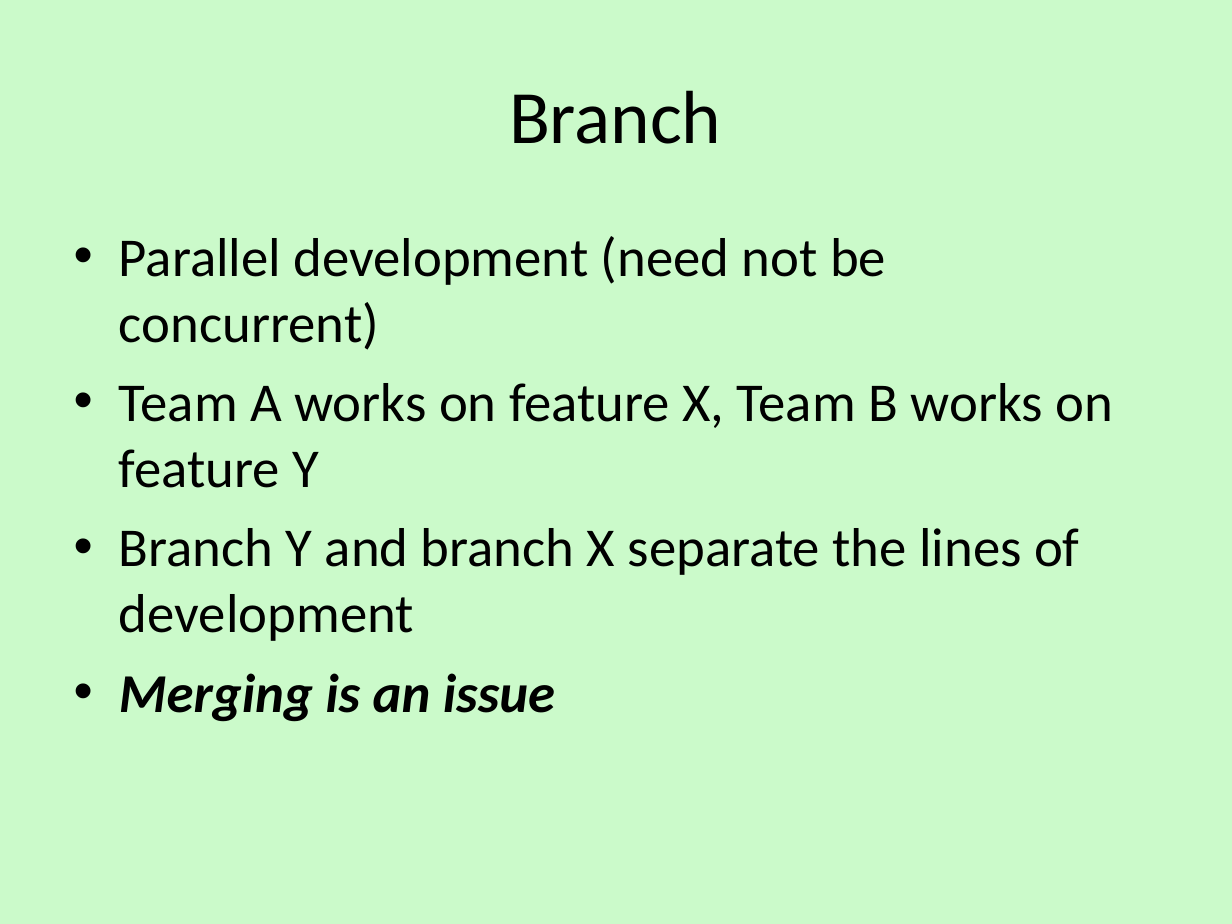
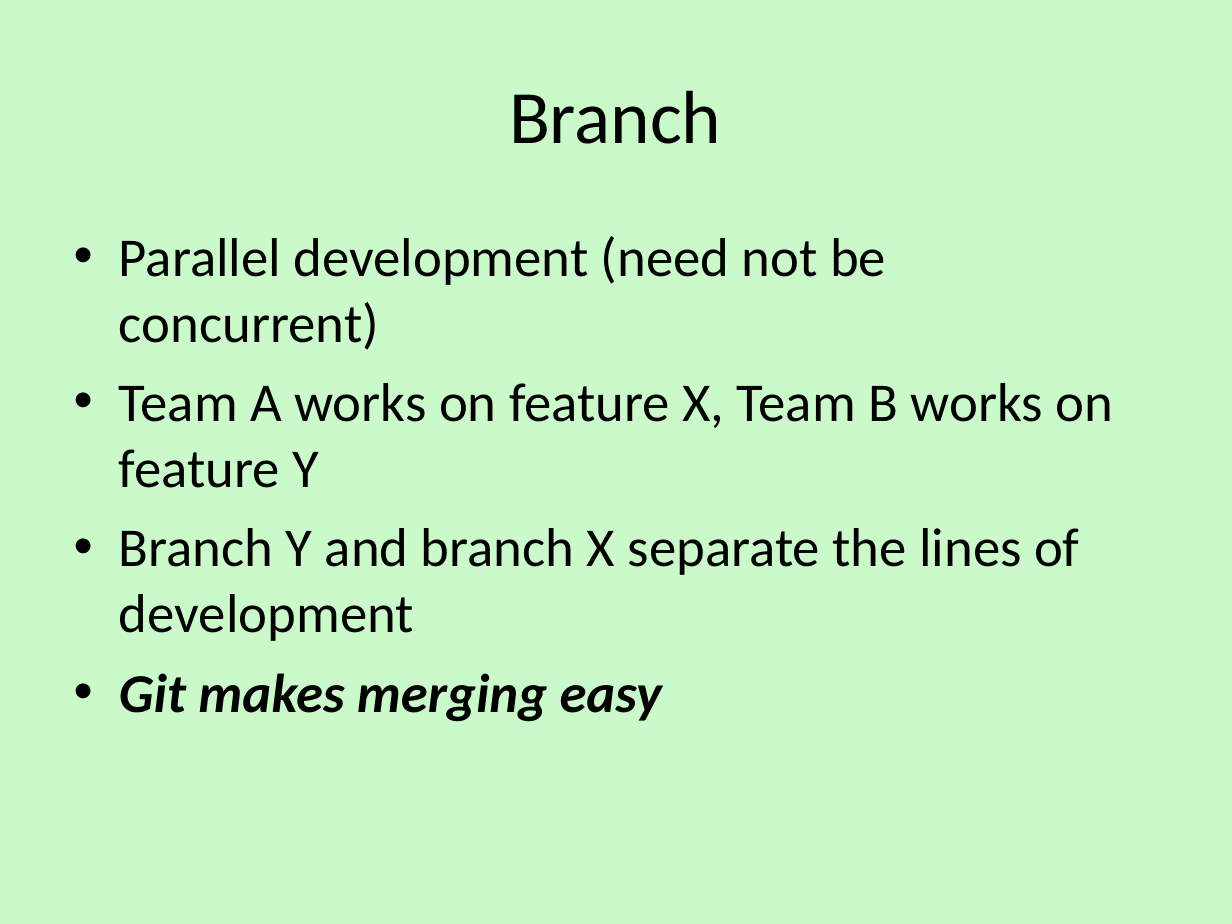
Before and after one commit to alecthegeek/gitWorkshop, a slide deck: slide 8 of gitWorkshop.odp (slide 7 before the commit). Drawn at 1232x924 pixels with LibreOffice and Linux fonts; fonts in the diff are those of the drawing; background and template pictures are left out. Boxes give left, top, right and bottom in pixels: in the first picture for what was removed or moved away, otherwise in the second. Text is boxed around its words. In the diff, an @@ line names an element or a change of style, - is before the commit and + after.

```diff
--- a/gitWorkshop.odp
+++ b/gitWorkshop.odp
@@ text at box(119, 673, 662, 722): text changed @@
-• Merging is an issue
+• Git makes merging easy
```
Also in this commit, not shown: 8 other slides changed, 5 slides added, 5 slides removed, 5 other files.
